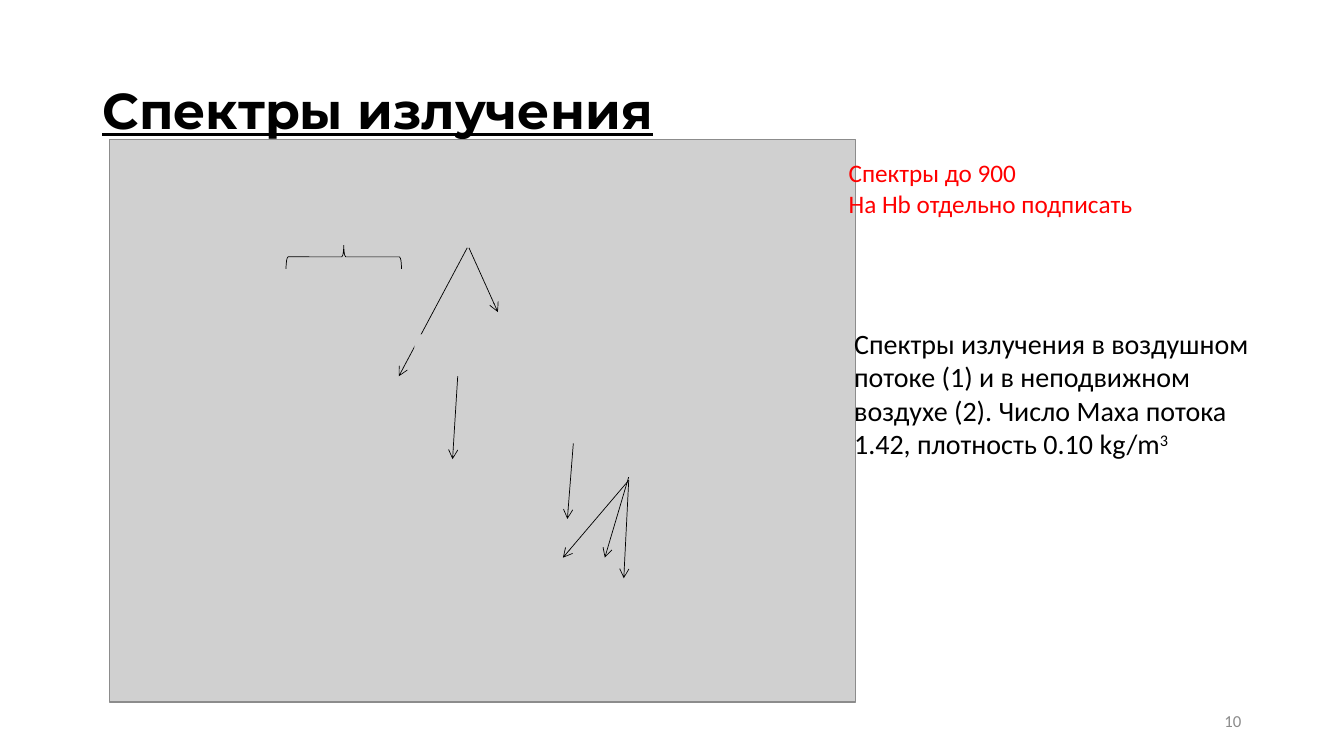
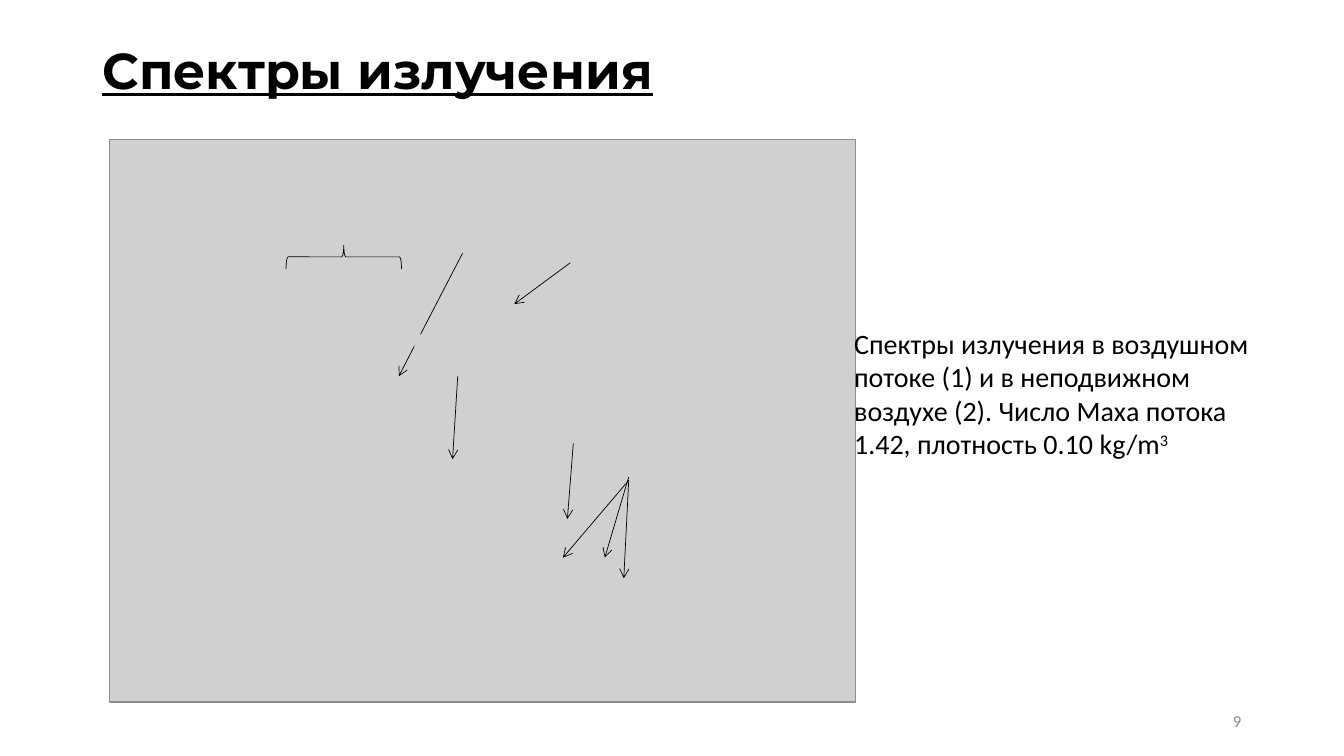
Before and after one commit to ulanich/msu, a slide deck: slide 9 of МАГ.ДИСС/предзащита.pptx (slide 10 before the commit). Drawn at 1344x756 pixels with LibreOffice and Linux fonts; fonts in the diff are those of the drawing; grey boxes stand for pictures. Boxes give left, top, right and bottom in pixels: in the first picture for what was removed or moved away, otherwise in the second. Text is boxed around its words. In the diff, an @@ line names an element or a change of style, - is before the commit and + after.

```diff
--- a/МАГ.ДИСС/предзащита.pptx
+++ b/МАГ.ДИСС/предзащита.pptx
@@ title "Спектры излучения": place and size @@
-title "Спектры излучения" at (102,93,653,142)
+title "Спектры излучения" at (102,53,653,99)
@@ text removed at (849,162,1132,219) @@
-Спектры до 900
-Ha Hb отдельно подписать
@@ picture: place and size @@
-picture at (427,211,514,244)
+picture at (419,213,506,253)
@@ arrow moved from (468, 248) - (399, 376) to (463, 253) - (399, 376) @@
@@ arrow moved from (469, 248) - (498, 313) to (571, 263) - (514, 304) @@
@@ page number at (1233,716,1241,727): text changed @@
-10
+9
```
Also in this commit, not shown: 12 other slides changed, 2 slides added, 2 slides removed.
